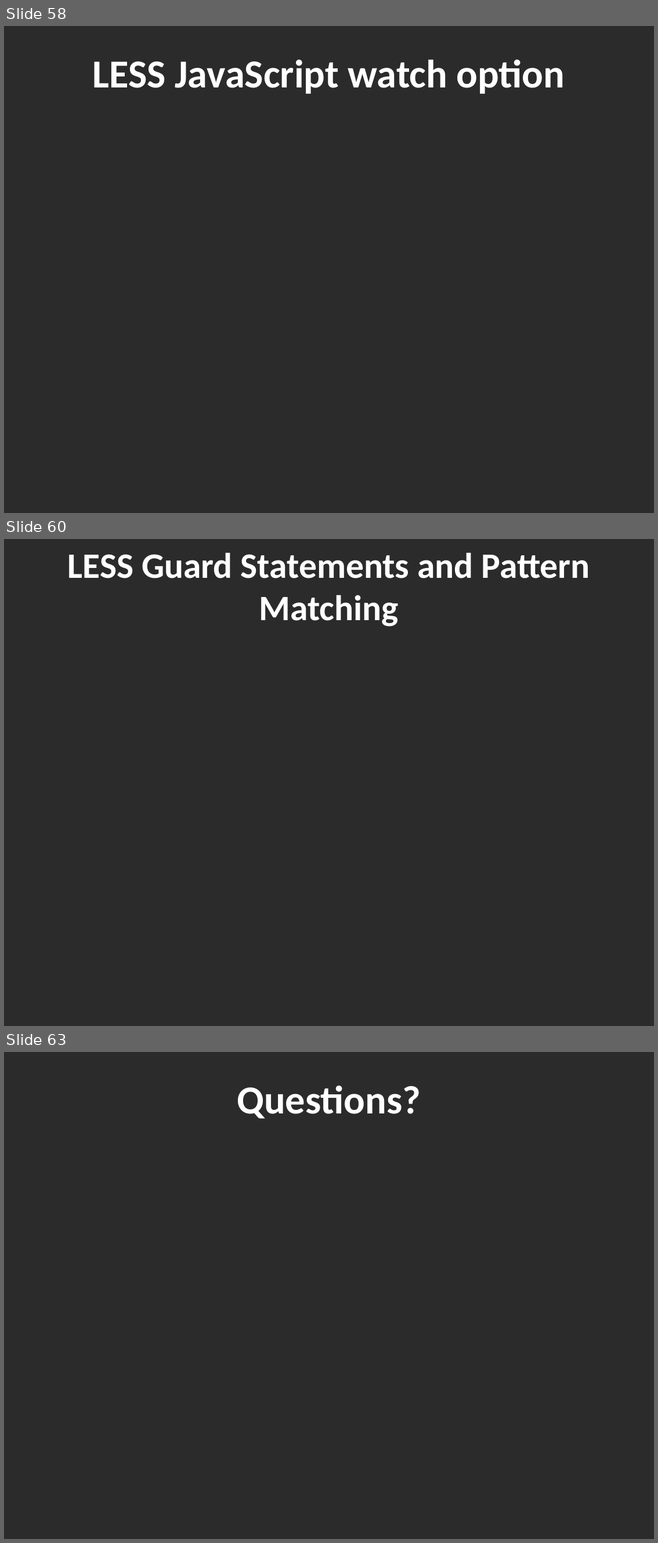
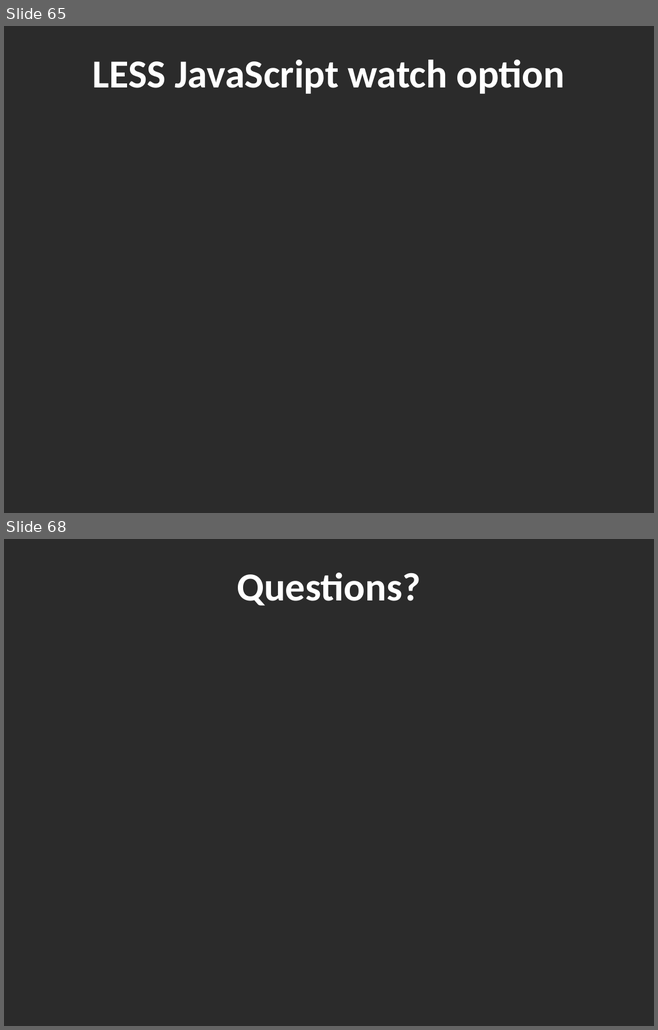
Before and after one commit to jacobladams/presentations, a slide deck: less-and-sass/Write LESS CSS and make it SASSier.pptx. Shown one above the other, each under a label of ours: slides 58, 60 and 63 before the commit, slides 65 and 68 after it; the slides between them are not shown. The pictures are 658x1543 and 658x1030 pixels, drawn with LibreOffice and Linux fonts; fonts in the diff are those of the drawing; background and template pictures are left out; a plain dark background stands for a picture behind light text. Boxes give left, top, right and bottom in pixels: in the first picture for what was removed or moved away, otherwise in the second. Text is boxed around its words. In the diff, an @@ line names an element or a change of style, - is before the commit and + after.

```diff
--- a/less-and-sass/Write LESS CSS and make it SASSier.pptx
+++ b/less-and-sass/Write LESS CSS and make it SASSier.pptx
@@ slide 60 removed at [4, 539, 654, 1026], background picture (left out) @@
@@ title removed at [68, 552, 590, 627] @@
-LESS Guard Statements and Pattern Matching
@@ what was slide 58 is now slide 65 @@
@@ what was slide 63 is now slide 68 @@
```
Also in this commit, not shown: 2 slides changed, 9 slides added, 3 other slides removed.
